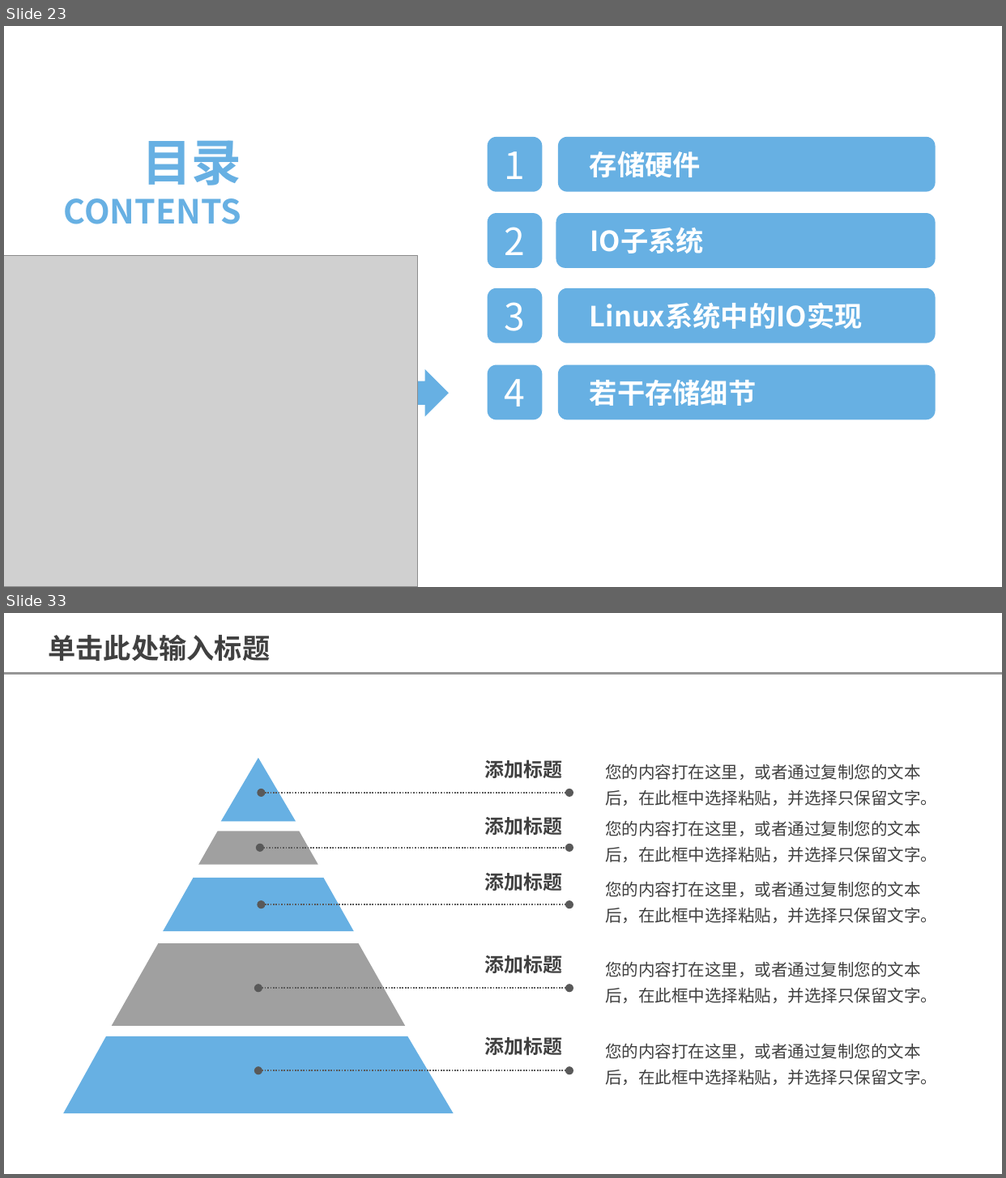
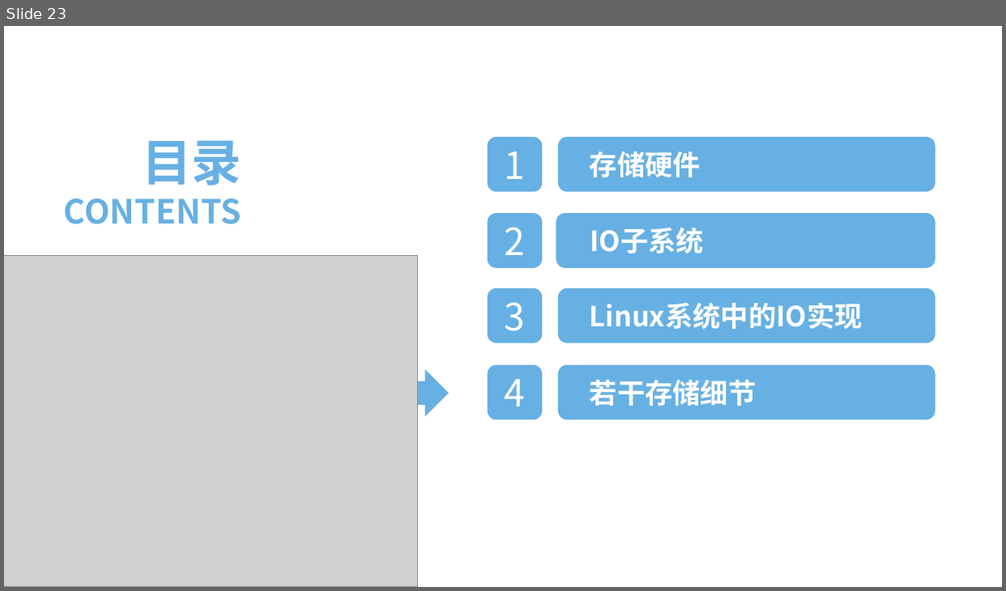
Before and after one commit to foreverfruit/Doc, a slide deck: 学习汇报.pptx. Shown one above the other, each under a label of ours: slides 23 and 33 before the commit, slide 23 after it; the slides between them are not shown. The pictures are 1006x1178 and 1006x591 pixels, drawn with LibreOffice and Linux fonts; fonts in the diff are those of the drawing; grey boxes stand for pictures. Boxes give left, top, right and bottom in pixels: in the first picture for what was removed or moved away, otherwise in the second. Text is boxed around its words. In the diff, an @@ line names an element or a change of style, - is before the commit and + after.

```diff
--- a/学习汇报.pptx
+++ b/学习汇报.pptx
@@ slide 33 removed at <box>4,613,1002,1174</box>, background #FFFFFF @@
@@ text removed at <box>48,635,270,661</box> @@
-单击此处输入标题
@@ line removed from (4, 674) to (1002, 674) @@
@@ triangle removed at <box>220,758,296,821</box> @@
@@ text removed at <box>485,760,563,778</box> @@
-添加标题
@@ text removed at <box>605,764,937,806</box> @@
-您的内容打在这里，或者通过复制您的文本后，在此框中选择粘贴，并选择只保留文字。
@@ double arrow removed from (262, 793) to (570, 793) @@
@@ text removed at <box>485,816,563,835</box> @@
-添加标题
@@ text removed at <box>605,820,937,862</box> @@
-您的内容打在这里，或者通过复制您的文本后，在此框中选择粘贴，并选择只保留文字。
@@ freeform shape removed at <box>198,832,318,864</box> @@
@@ double arrow removed from (259, 848) to (570, 848) @@
@@ freeform shape removed at <box>163,877,353,931</box> @@
@@ text removed at <box>485,872,563,891</box> @@
-添加标题
@@ text removed at <box>605,881,937,923</box> @@
-您的内容打在这里，或者通过复制您的文本后，在此框中选择粘贴，并选择只保留文字。
@@ double arrow removed from (262, 905) to (570, 905) @@
@@ freeform shape removed at <box>112,943,405,1026</box> @@
@@ text removed at <box>485,955,563,973</box> @@
-添加标题
@@ text removed at <box>605,961,937,1003</box> @@
-您的内容打在这里，或者通过复制您的文本后，在此框中选择粘贴，并选择只保留文字。
@@ double arrow removed from (258, 988) to (570, 988) @@
@@ freeform shape removed at <box>63,1036,453,1113</box> @@
@@ text removed at <box>485,1037,563,1055</box> @@
-添加标题
@@ text removed at <box>605,1043,937,1085</box> @@
-您的内容打在这里，或者通过复制您的文本后，在此框中选择粘贴，并选择只保留文字。
@@ double arrow removed from (258, 1071) to (570, 1071) @@
```
Also in this commit, not shown: 1 slide changed, 1 slide added, 28 other slides removed, 1 other file.
